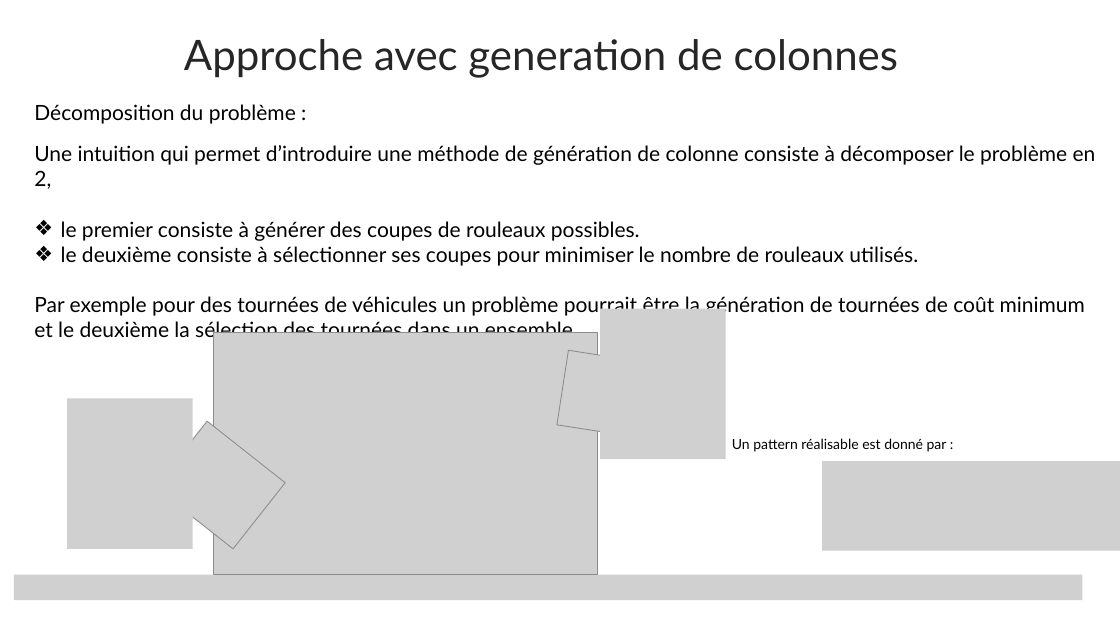
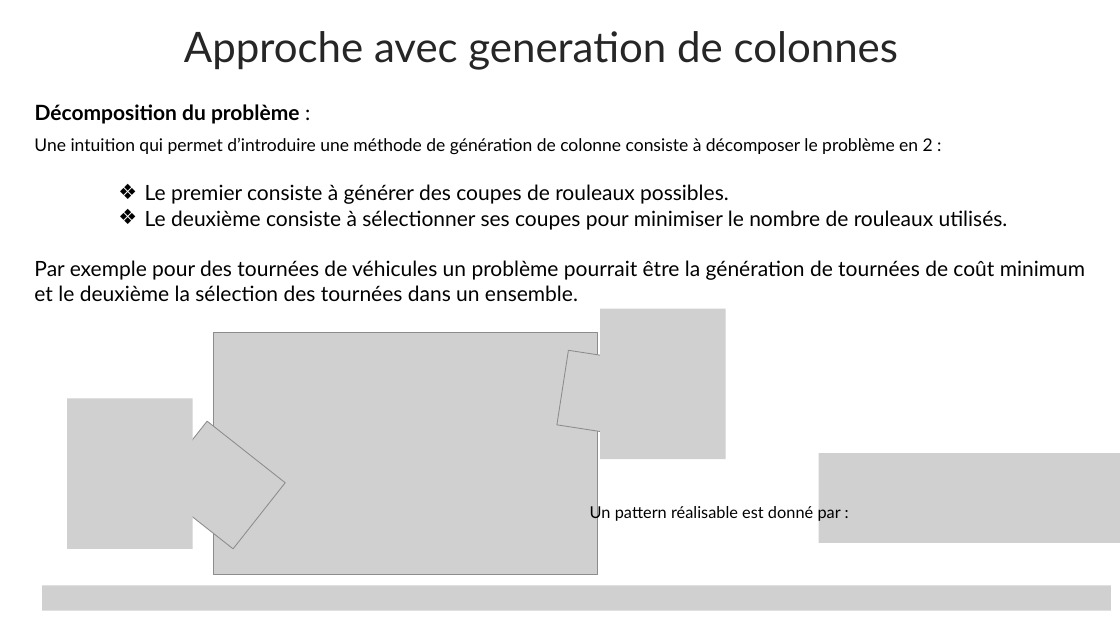
Before and after one commit to SimonBayl/Cutting_Stock_CG, a slide deck: slide 4 of Cutting_Stock_presentation.pptx. Drawn at 1120x630 pixels with LibreOffice and Linux fonts; fonts in the diff are those of the drawing; grey boxes stand for pictures. Boxes give left, top, right and bottom in pixels: in the first picture for what was removed or moved away, otherwise in the second. Text is boxed around its words. In the diff, an @@ line names an element or a change of style, - is before the commit and + after.

```diff
--- a/Cutting_Stock_presentation.pptx
+++ b/Cutting_Stock_presentation.pptx
@@ text "Approche avec generation de colonnes": place and size @@
-text "Approche avec generation de colonnes" at (184,39,898,78)
+text "Approche avec generation de colonnes" at (184,31,898,70)
@@ text "Décomposition du problème :" at (35,104,300,124): bold on @@
@@ text "Une intuition qui permet d’introduire ...": place and size @@
-text "Une intuition qui permet d’introduire ..." at (34,145,1096,337)
+text "Une intuition qui permet d’introduire ..." at (34,138,1085,301)
@@ text at (34,138,1008,230): text changed @@
-Une intuition qui permet d’introduire une méthode de génération de colonne consiste à décomposer le problème en 2,
-❖ le premier consiste à générer des coupes de rouleaux possibles.
-❖ le deuxième consiste à sélectionner ses coupes pour minimiser le nombre de rouleaux utilisés.
+Une intuition qui permet d’introduire une méthode de génération de colonne consiste à décomposer le problème en 2 :
+    ❖ Le premier consiste à générer des coupes de rouleaux possibles.
+    ❖ Le deuxième consiste à sélectionner ses coupes pour minimiser le nombre de rouleaux utilisés.
@@ picture: place and size @@
-picture at (823,461,1120,551)
+picture at (819,454,1120,544)
@@ text "Un pattern réalisable est donné ...": place and size @@
-text "Un pattern réalisable est donné ..." at (732,438,947,452)
+text "Un pattern réalisable est donné ..." at (590,504,841,522)
@@ text "Un pattern réalisable est donné ..." at (590,504,841,522): size 12 to 14 pt @@
@@ picture: place and size @@
-picture at (13,575,1082,600)
+picture at (42,586,1111,611)
```
Also in this commit, not shown: 7 other slides changed, 1 slide added, 1 other file.
